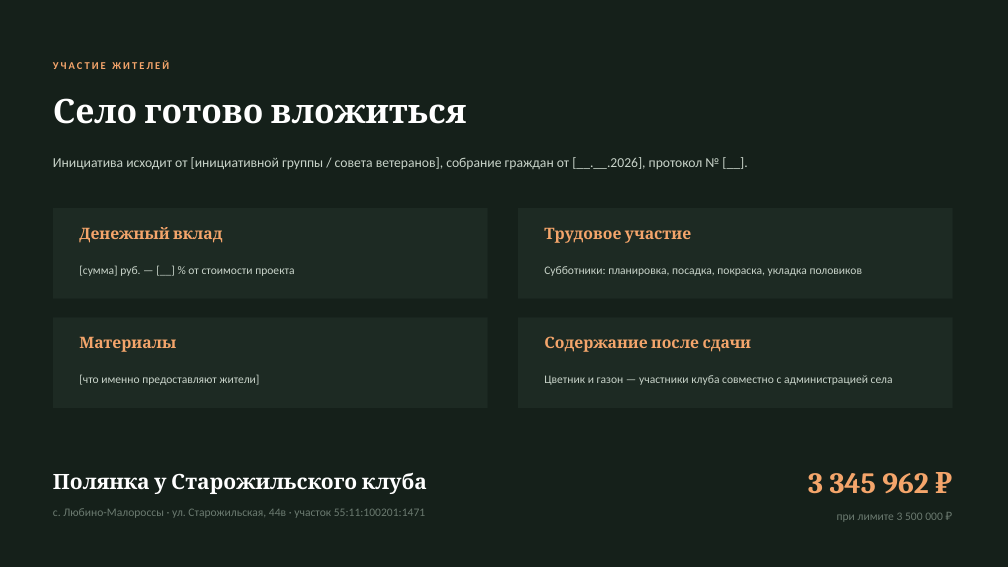
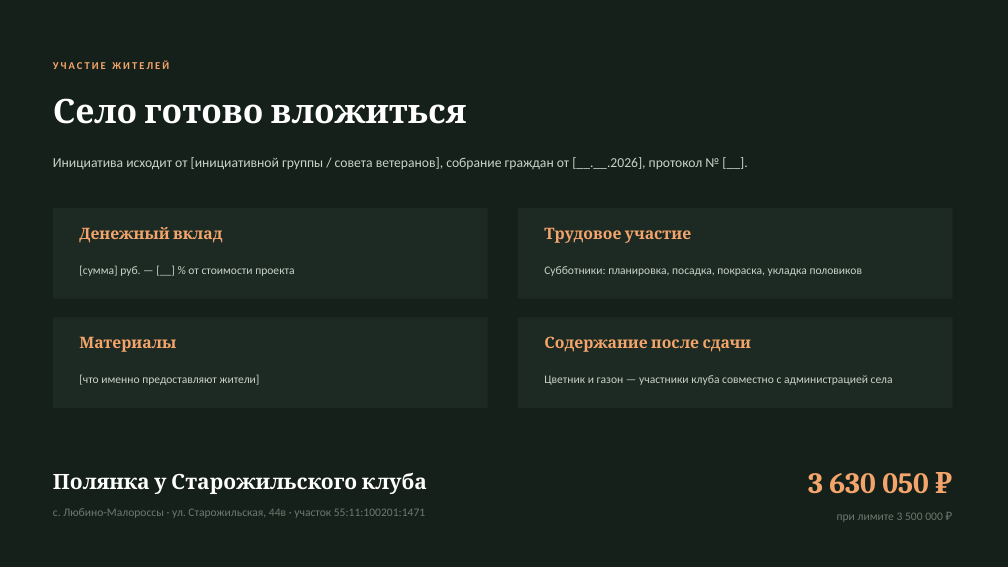
Before and after one commit to hobuchenie11-create/my-project, a slide deck: slide 12 of polyanka-prezentaciya.pptx. Drawn at 1008x567 pixels with LibreOffice and Linux fonts; fonts in the diff are those of the drawing; background and template pictures are left out. Boxes give left, top, right and bottom in pixels: in the first picture for what was removed or moved away, otherwise in the second. Text is boxed around its words. In the diff, an @@ line names an element or a change of style, - is before the commit and + after.

```diff
--- a/polyanka-prezentaciya.pptx
+++ b/polyanka-prezentaciya.pptx
@@ text at <box>808,473,929,494</box>: text changed @@
-3 345 962 ₽
+3 630 050 ₽
```
Also in this commit, not shown: 3 other slides changed, 3 other files.
